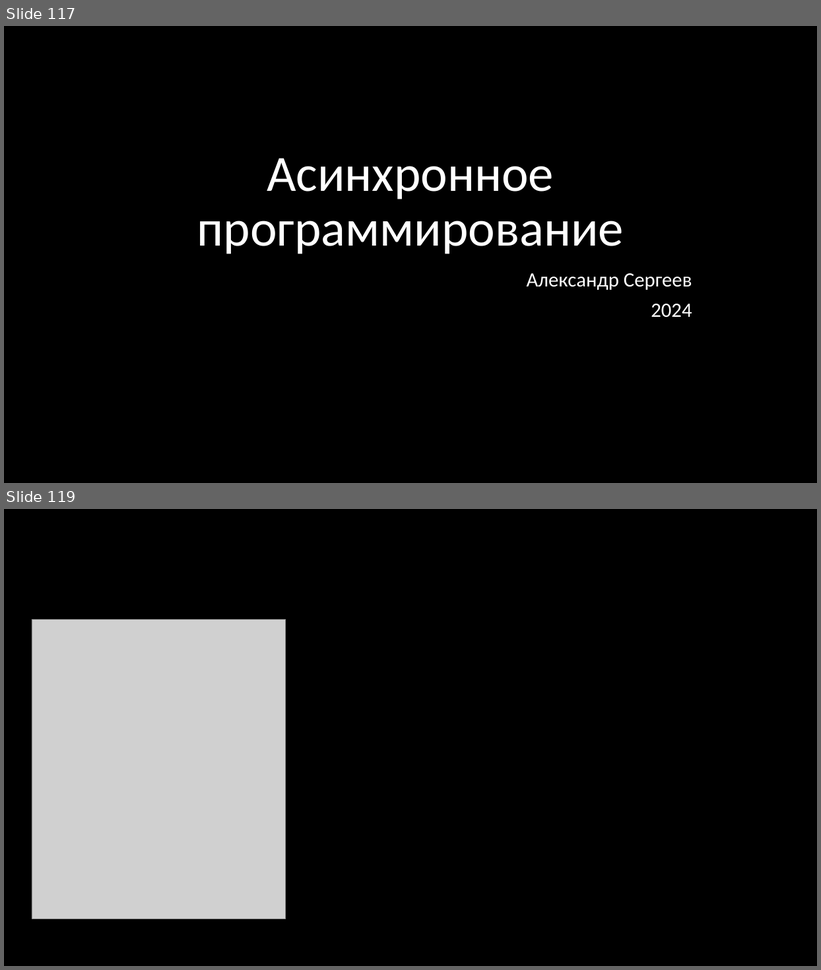
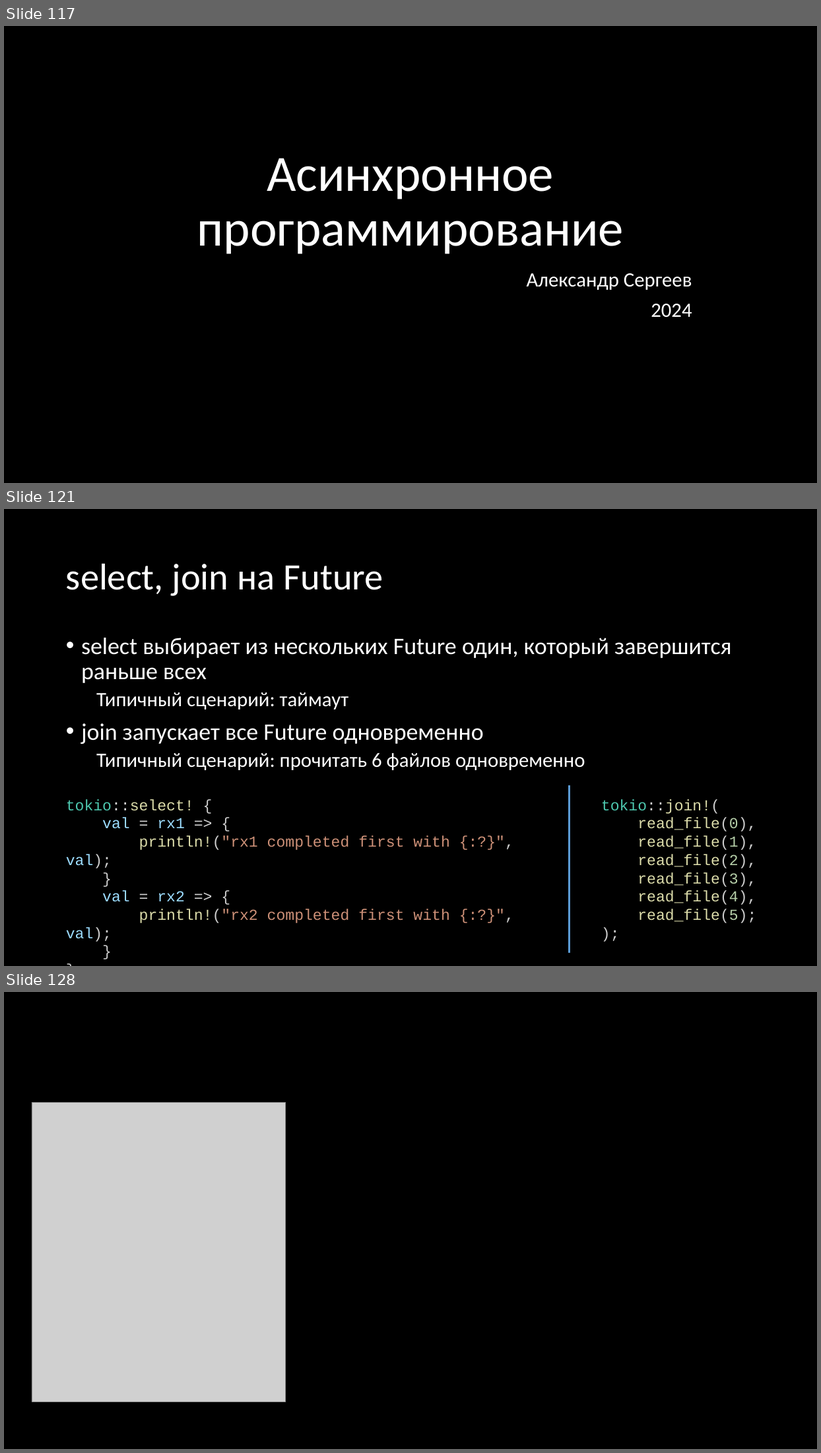
Before and after one commit to Gordon01/learn-rust, a slide deck: keynotes/Rust 2024.pptx. Shown one above the other, each under a label of ours: slides 117 and 119 before the commit, slides 117, 121 and 128 after it; the slides between them are not shown. The pictures are 821x970 and 821x1453 pixels, drawn with LibreOffice and Linux fonts; fonts in the diff are those of the drawing; grey boxes stand for pictures. Boxes give left, top, right and bottom in pixels: in the first picture for what was removed or moved away, otherwise in the second. Text is boxed around its words. In the diff, an @@ line names an element or a change of style, - is before the commit and + after.

```diff
--- a/keynotes/Rust 2024.pptx
+++ b/keynotes/Rust 2024.pptx
@@ slide 121 added at (4,509,817,966), background #000000 @@
@@ title added at (66,563,384,596), 44 pt, text #FFFFFF @@
+select, join на Future
@@ text added at (81,638,732,770), 28 pt, text #FFFFFF @@
+• select выбирает из нескольких Future один, который завершится раньше всех
+  Типичный сценарий: таймаут
+• join запускает все Future одновременно
+  Типичный сценарий: прочитать 6 файлов одновременно
@@ text added at (66,799,450,942), 18 pt, text #CE9178 @@
+tokio::select! {
+val = rx1 => {
+println!("rx1 completed first with {:?}", val);
+}
+val = rx2 => {
+println!("rx2 completed first with {:?}", val);
+}
+}
@@ line added from (570, 953) to (570, 786), #5B9BD5 2.25 pt @@
@@ text added at (601,799,756,923), 18 pt, text #DCDCAA @@
+tokio::join!(
+read_file(0),
+read_file(1),
+read_file(2),
+read_file(3),
+read_file(4),
+read_file(5);
+);
@@ what was slide 119 is now slide 128 @@
```
Also in this commit, not shown: 2 slides changed, 8 other slides added, 5 other files.
